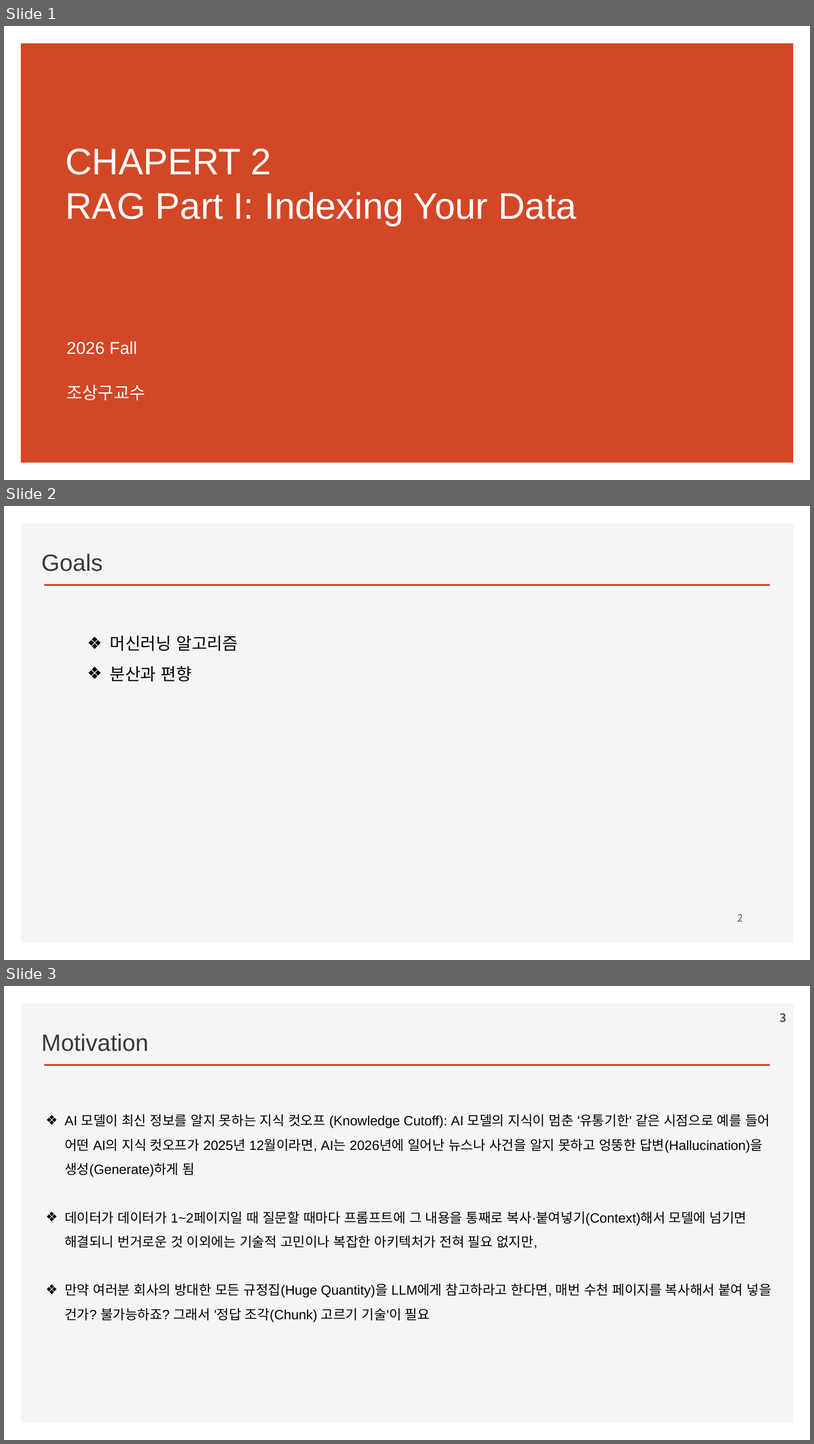
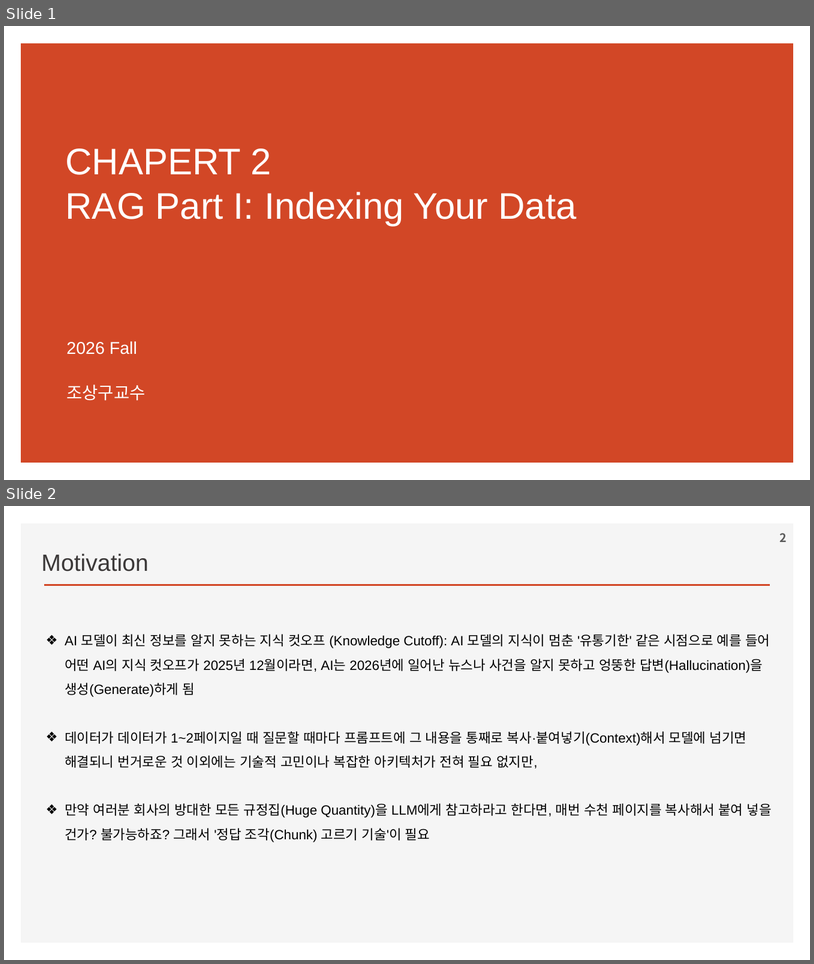
Before and after one commit to ancestor9/2026_Fall_Learning-Langchain-AI-Agent, a slide deck: ppts/CHAPTER 2 RAG Part I_Indexing Your Data.pptx. Shown one above the other, each under a label of ours: slides 1, 2 and 3 before the commit, slides 1 and 2 after it. The pictures are 814x1444 and 814x964 pixels, drawn with LibreOffice and Linux fonts; fonts in the diff are those of the drawing; background and template pictures are left out. Boxes give left, top, right and bottom in pixels: in the first picture for what was removed or moved away, otherwise in the second. Text is boxed around its words. In the diff, an @@ line names an element or a change of style, - is before the commit and + after.

```diff
--- a/ppts/CHAPTER 2 RAG Part I_Indexing Your Data.pptx
+++ b/ppts/CHAPTER 2 RAG Part I_Indexing Your Data.pptx
@@ slide 2 removed at [4,506,810,960], background #FFFFFF; not listed: 2 template elements that a slide beside it also shows @@
@@ text removed at [41,553,102,571] @@
-Goals
@@ text removed at [110,635,238,682] @@
-❖ 머신러닝 알고리즘
-❖ 분산과 편향
@@ page number removed at [738,913,743,921] @@
-2
@@ what was slide 3 is now slide 2 @@
@@ page number at [780,533,788,542]: text changed @@
-3
+2
```
Also in this commit, not shown: 5 slides changed.
